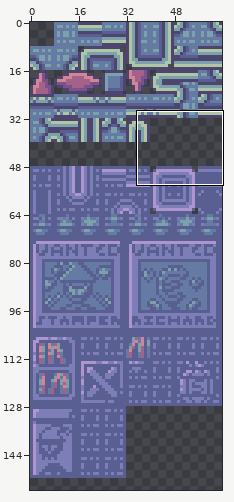
Sprite sheet, stored at TowerOfDreams/sprites/sFloor1/3339d908-18cb-4647-a599-30366de56362.png. The first picture is a wide view before the edit; the outline marks the close-up.
Close-up. Before:
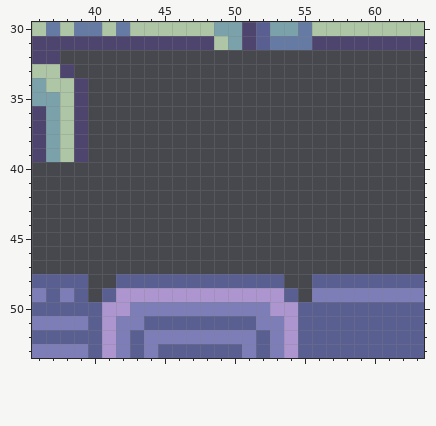
The file is 64x192 pixels. Shown: x 36..63, y 30..53. The wide view leaves out empty margins.
Now the later version:
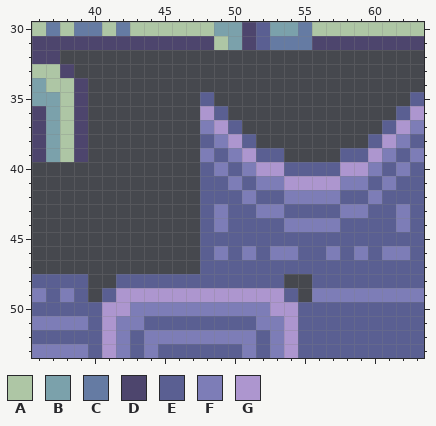
Palette (. is transparent): A #aec6a5  B #7ba1ab  C #657ba3  D #4d456d  E #5a5f92  F #7d7db7  G #ad96cf
From old to new:
y 35: x 48 . -> E; x 63 . -> E
y 36: x 48..49 .. -> GE; x 62..63 .. -> EG
y 37: x 48..50 ... -> FGE; x 61..63 ... -> EGF
y 38: x 48..51 .... -> EFGE; x 60..63 .... -> EGFE
y 39: x 48..53 ...... -> FEFGEE; x 58..63 ...... -> EEGFEF
y 40: x 48..63 ................ -> EFEFGGEEEEGGFEFE
y 41: x 48..63 ................ -> EEFEFFGGGGFFEFEE
y 42: x 48..63 ................ -> EEEFEEFFFFEEFEEE
y 43: x 48..63 ................ -> EFEEFFEEEEFFEEFE
y 44: x 48..63 ................ -> EFEEEEFFFFEEEEFE
y 45: x 48..63 ................ -> EEEEEEEEEEEEEEEE
y 46: x 48..63 ................ -> EFEFEFFEEFEFEFFE
y 47: x 48..63 ................ -> EEEEEEEEEEEEEEEE
Pixel boxes of the changes (left, top, right, bottom) in both close-ups:
added: (200, 92, 424, 274)
